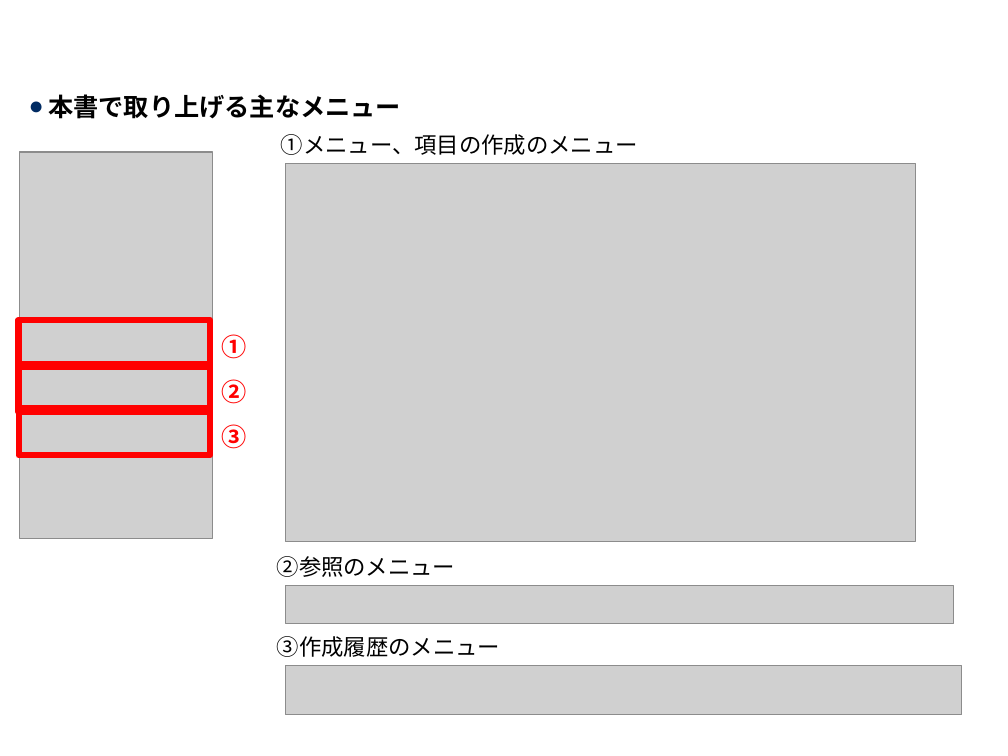
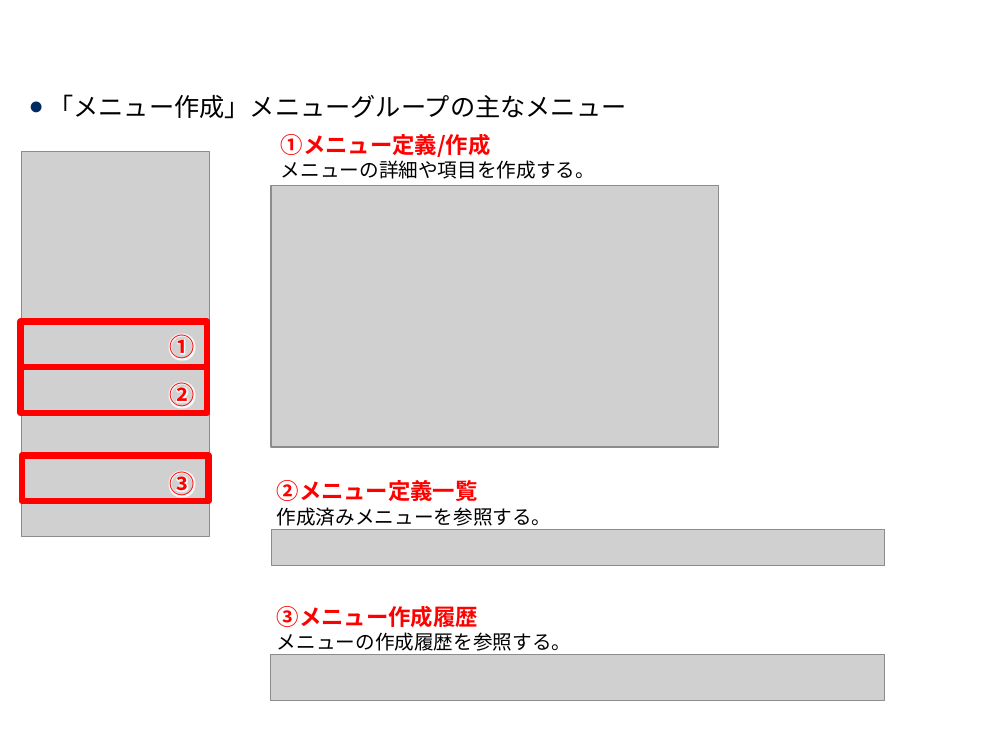
Before and after one commit to exastro-suite/it-automation-docs, a slide deck: slide 15 of asset/Learn_ja/ITA-hg-ps_classroom_lecture_ja.pptx. Drawn at 1008x756 pixels with LibreOffice and Linux fonts; fonts in the diff are those of the drawing; grey boxes stand for pictures; background and template pictures are left out. Boxes give left, top, right and bottom in pixels: in the first picture for what was removed or moved away, otherwise in the second. Text is boxed around its words. In the diff, an @@ line names an element or a change of style, - is before the commit and + after.

```diff
--- a/asset/Learn_ja/ITA-hg-ps_classroom_lecture_ja.pptx
+++ b/asset/Learn_ja/ITA-hg-ps_classroom_lecture_ja.pptx
@@ text at (48,94,626,119): text changed; bold off @@
-● 本書で取り上げる主なメニュー
+● 「メニュー作成」メニューグループの主なメニュー
@@ text at (281,134,595,179): text changed; size 16 to 14 pt @@
-①メニュー、項目の作成のメニュー
+①メニュー定義/作成
+メニューの詳細や項目を作成する。
@@ picture: place and size @@
-picture at (20,152,214,538)
+picture at (21,152,209,537)
@@ picture removed at (285,163,915,541) @@
@@ picture added at (271,185,719,447) @@
@@ text "①": place and size @@
-text "①" at (221,334,246,359)
+text "①" at (169,334,194,360)
@@ text "②": place and size @@
-text "②" at (221,379,246,404)
+text "②" at (169,382,194,408)
@@ rectangle: place and size @@
-rectangle at (19,408,211,456)
+rectangle at (22,456,209,501)
@@ text "③": place and size @@
-text "③" at (221,424,246,449)
+text "③" at (169,471,194,499)
@@ text at (277,480,552,526): text changed; size 16 to 14 pt @@
-②参照のメニュー
+②メニュー定義一覧
+作成済みメニューを参照する。
@@ picture added at (271,529,885,565) @@
@@ picture removed at (285,586,954,623) @@
@@ text at (277,606,571,655): text changed; size 16 to 14 pt @@
-③作成履歴のメニュー
+③メニュー作成履歴
+メニューの作成履歴を参照する。
@@ picture: place and size @@
-picture at (285,665,962,715)
+picture at (271,654,885,701)
```
Also in this commit, not shown: 28 other slides changed, 13 slides added, 3 slides removed, 1 other file.
